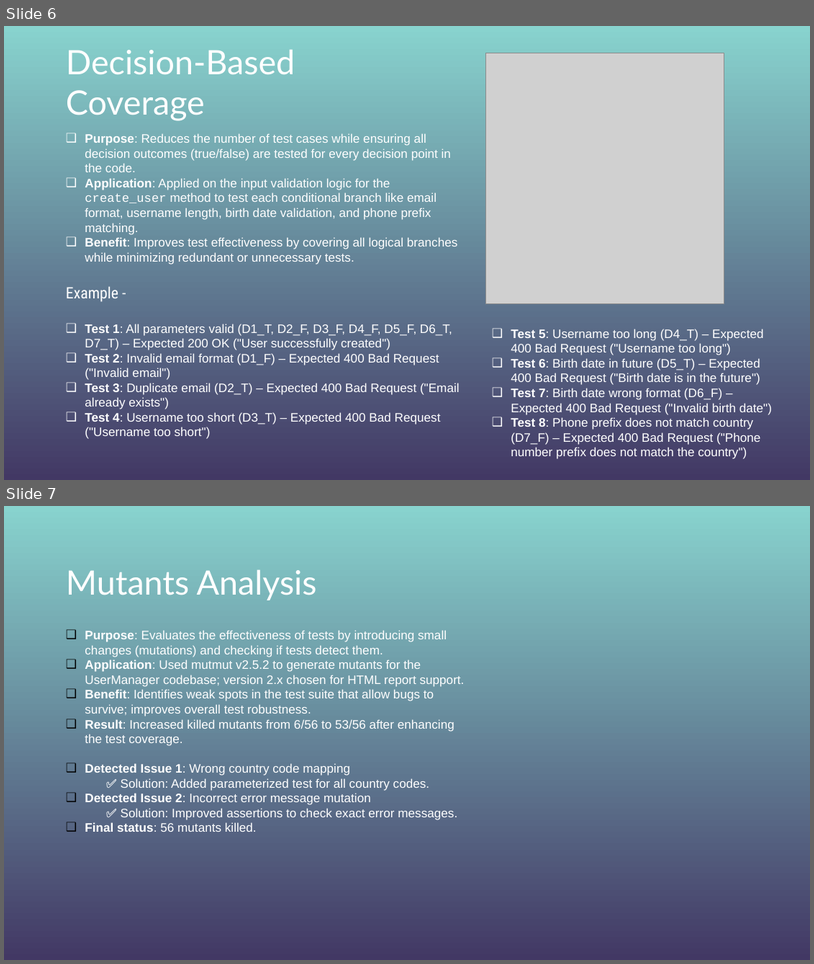
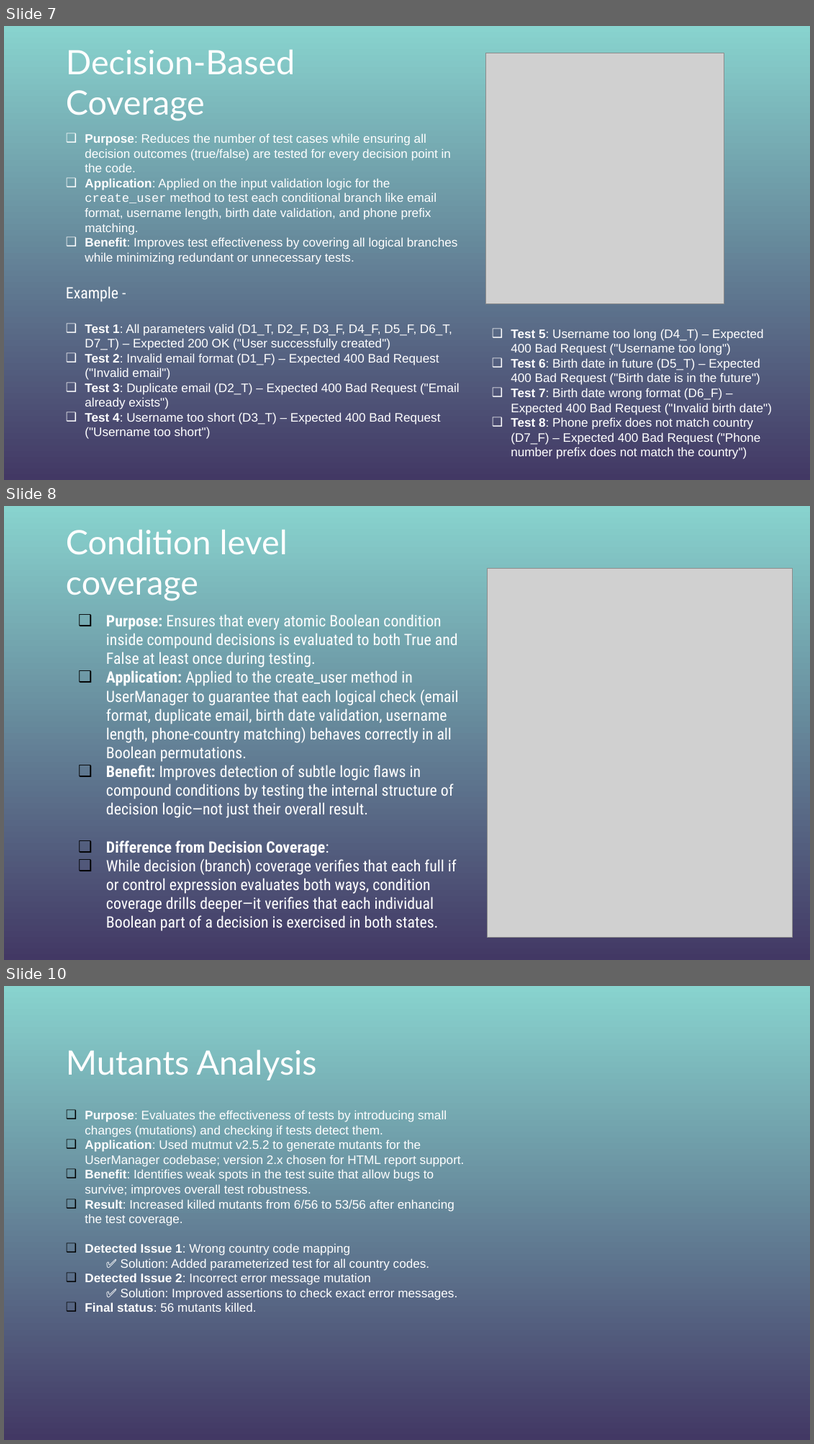
Before and after one commit to sebi2805/proiect-tss, a slide deck: Software Testing.pptx. Shown one above the other, each under a label of ours: slides 6 and 7 before the commit, slides 7, 8 and 10 after it; the slides between them are not shown. The pictures are 814x964 and 814x1444 pixels, drawn with LibreOffice and Linux fonts; fonts in the diff are those of the drawing; grey boxes stand for pictures; background and template pictures are left out. Boxes give left, top, right and bottom in pixels: in the first picture for what was removed or moved away, otherwise in the second. Text is boxed around its words. In the diff, an @@ line names an element or a change of style, - is before the commit and + after.

```diff
--- a/Software Testing.pptx
+++ b/Software Testing.pptx
@@ slide 8 added at box(4, 506, 810, 960), background gradient #88D3CE to #423864 @@
@@ title added at box(66, 529, 288, 601), 30 pt, text #FFFFFF @@
+Condition level coverage
@@ picture added at box(487, 568, 792, 937) @@
@@ text added at box(106, 614, 459, 931), 14 pt, text #FFFFFF @@
+❑ Purpose: Ensures that every atomic Boolean condition inside compound decisions is evaluated to both True and False at least once during testing.
+❑ Application: Applied to the create_user method in UserManager to guarantee that each logical check (email format, duplicate email, birth date validation, username length, phone-country matching) behaves correctly in all Boolean permutations.
+❑ Benefit: Improves detection of subtle logic flaws in compound conditions by testing the internal structure of decision logic—not just their overall result.
+❑ Difference from Decision Coverage:
+❑ While decision (branch) coverage verifies that each full if or control expression evaluates both ways, condition coverage drills deeper—it verifies that each individual Boolean part of a decision is exercised in both states.
@@ what was slide 6 is now slide 7 @@
@@ what was slide 7 is now slide 10 @@
```
Also in this commit, not shown: 3 slides changed, 2 other slides added, 1 other file.
